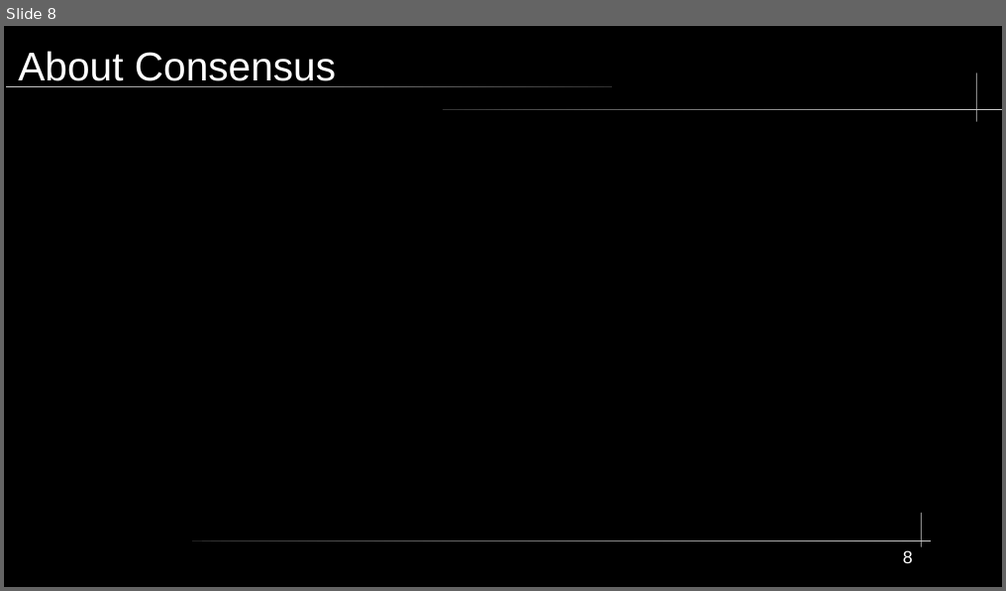
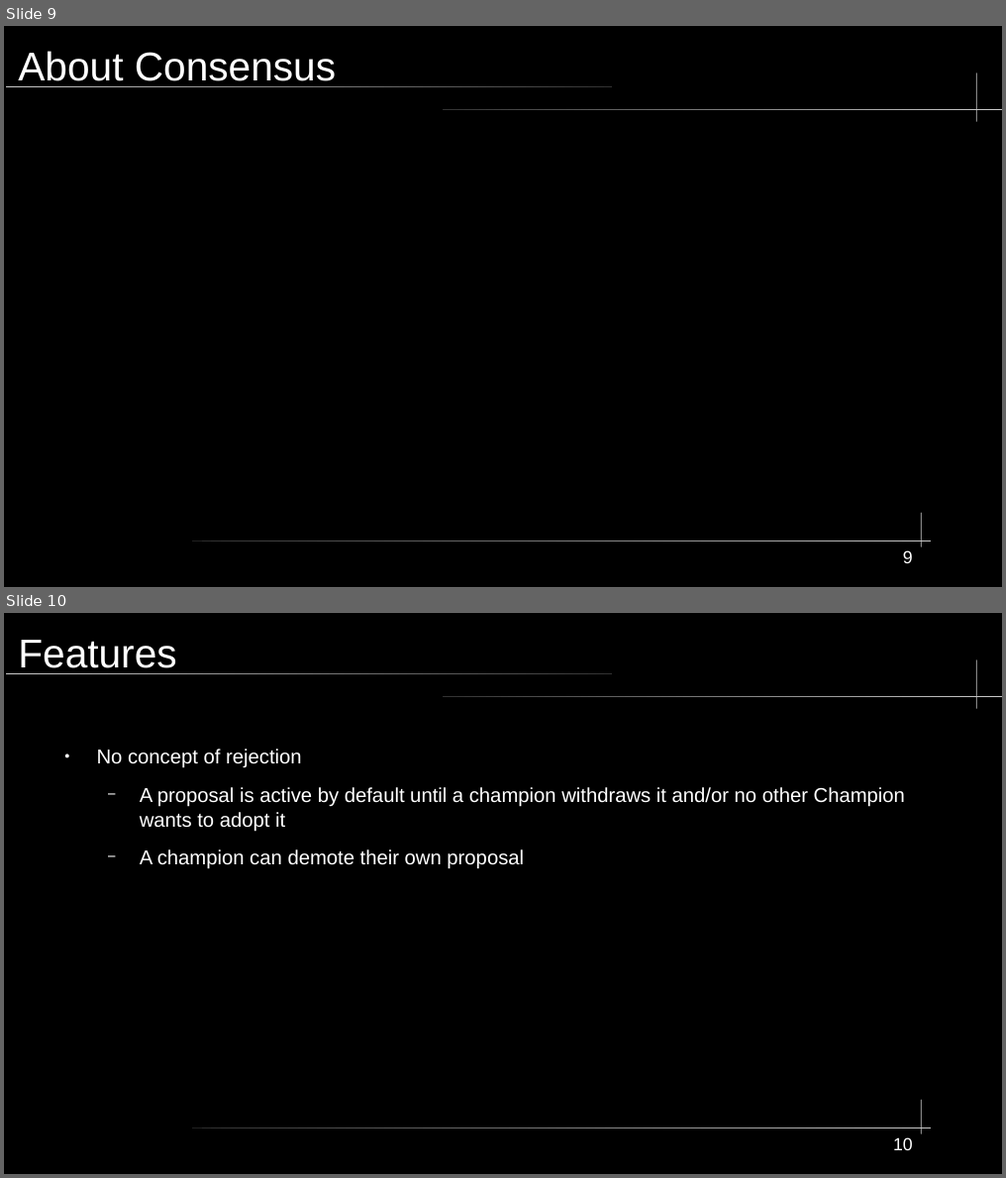
Before and after one commit to KWaloen/tc39_proposals_project, a slide deck: Data Analysis/Presentation/TC39 Process Documents.odp. Shown one above the other, each under a label of ours: slide 8 before the commit, slides 9 and 10 after it. The pictures are 1006x591 and 1006x1178 pixels, drawn with LibreOffice and Linux fonts; fonts in the diff are those of the drawing. Boxes give left, top, right and bottom in pixels: in the first picture for what was removed or moved away, otherwise in the second. Text is boxed around its words. In the diff, an @@ line names an element or a change of style, - is before the commit and + after.

```diff
--- a/Data Analysis/Presentation/TC39 Process Documents.odp
+++ b/Data Analysis/Presentation/TC39 Process Documents.odp
@@ slide 10 added at box(4, 613, 1002, 1174), background #000000; not listed: 5 template elements that a slide beside it also shows @@
@@ title added at box(18, 640, 176, 674), 32 pt, text #FFFFFF @@
+Features
@@ text added at box(97, 749, 905, 869), 16 pt, text #FFFFFF @@
+● No concept of rejection
+  − A proposal is active by default until a champion withdraws it and/or no other Champion wants to adopt it
+  − A champion can demote their own proposal
@@ page number added at box(893, 1138, 913, 1151), 14 pt, text #FFFFFF @@
+10
@@ what was slide 8 is now slide 9 @@
@@ page number at box(903, 551, 913, 564): text changed @@
-8
+9
```
Also in this commit, not shown: 2 slides changed, 1 other slide added, 1 slide removed.
